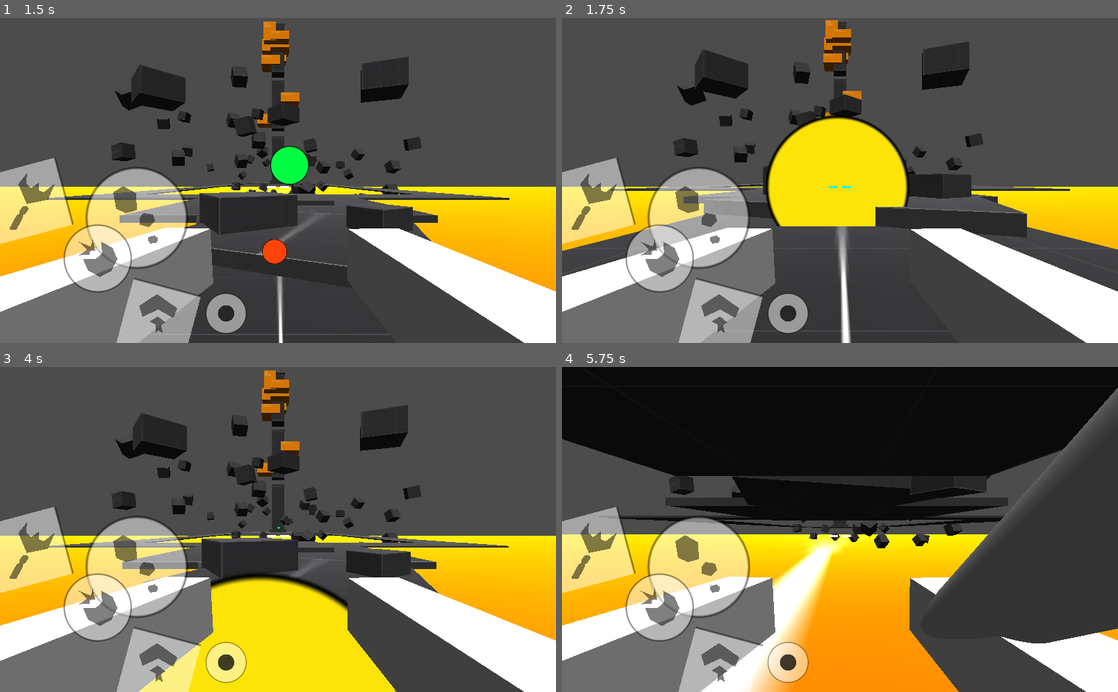
Above: before the commit, frames 1-4 (two rows, left to right).
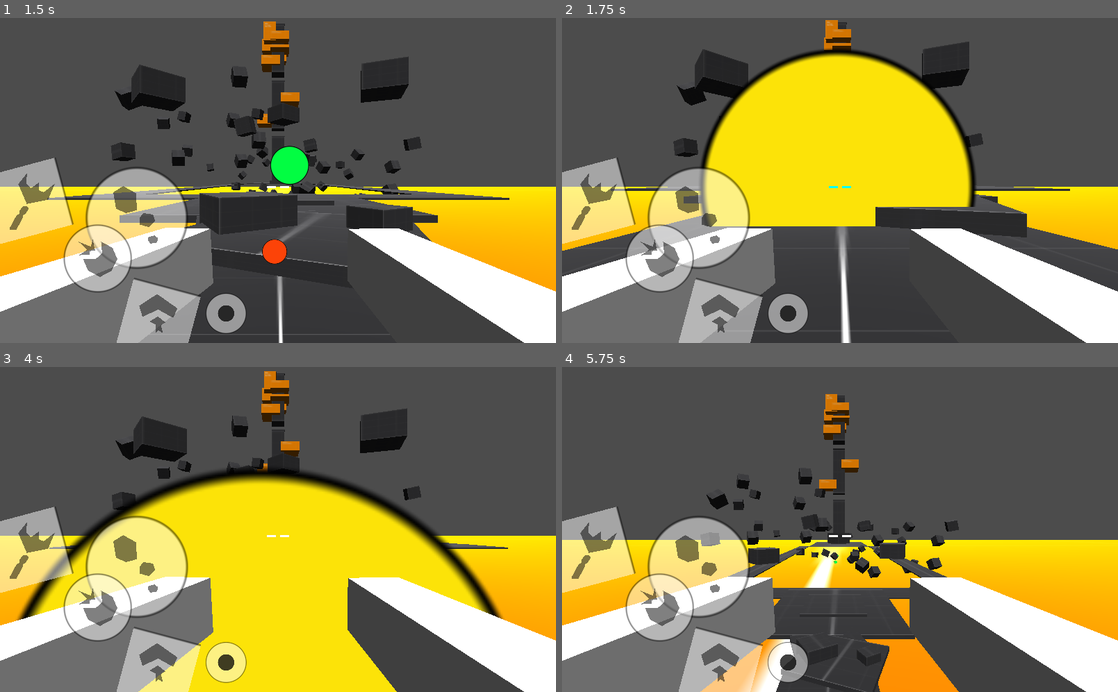
Above: after the commit, the same moments.

Repository: don-tnowe/godot-grappling-hook-fps
Game: Godot game, scene res://src/Screens/Main.tscn
The game is run twice, just before and just after one commit, with the same random seed, the same clock (stepped at 60 frames per second) and the same inputs.
Inputs (mouse positions are in pixels of both pictures, inside the frame that each line leads up to):
- Up to frame 1 (1.5 s): tap Enter at 0.5 s; move the mouse to (305, 180) at 0.52 s; hold W (move_fwd) from 0.53 s (still down); right-click (305, 180) at 0.6 s; tap Space (jump) at 0.77 s; move the mouse to (250, 180) at 1.27 s; click (250, 180) at 1.35 s
- Up to frame 2 (1.75 s): keep holding W (move_fwd); tap Space (jump) at 1.52 s
- Up to frame 3 (4 s): move the mouse to (289, 523) at 2.02 s; tap Shift (fire_special) at 2.1 s; tap Space (jump) at 2.75, 3.02, 3.77 s; move the mouse to (272, 536) at 2.77 s; tap Alt at 2.85 s; move the mouse to (444, 578) at 3.52 s; release W (move_fwd) at 3.53 s; hold A (strafe_left) from 3.53 s (still down); right-click (444, 578) at 3.6 s
- Up to frame 4 (5.75 s): move the mouse to (673, 480) at 4.27 s; click (673, 480) at 4.35 s; tap Space (jump) at 4.52 s; move the mouse to (845, 529) at 5.02 s; release A (strafe_left) at 5.03 s; hold W (move_fwd) from 5.03 s (still down); tap Shift (fire_special) at 5.1 s

Frame 1 is identical in both runs. In frame 2, 15% of the frame differs, in the area x 24-75%, y 9-65%; in frame 3, 20%; in frame 4, 58%, in the area x 0-100%, y 0-100%.

Commit message:
Improve rocket behaviour

Diff:
--- /dev/null
+++ b/assets/Graphics/UI/Circle2.tres
@@ -0,0 +1,14 @@
+[gd_resource type="GradientTexture2D" load_steps=2 format=2]
+
+[sub_resource type="Gradient" id=1]
+interpolation_mode = 2
+offsets = PoolRealArray( 0.927536, 0.992754 )
+colors = PoolColorArray( 1, 1, 1, 1, 1, 1, 1, 0 )
+
+[resource]
+gradient = SubResource( 1 )
+width = 256
+height = 256
+fill = 1
+fill_from = Vector2( 0.5, 0.5 )
+fill_to = Vector2( 0.5, 0 )
--- a/src/Hero/Weapons/RocketLauncher.gd
+++ b/src/Hero/Weapons/RocketLauncher.gd
@@ -2,7 +2,7 @@
 
 
 export var rocket_scene : PackedScene
-export var instant_trigger_distance := 3.0
+export var instant_trigger_distance := 5.0
 
 
 func fire():
@@ -21,6 +21,7 @@
 		rocket.launch($"%FiringOrigin".global_translation.direction_to(point))
 		if global_translation.distance_squared_to(point) < instant_trigger_distance * instant_trigger_distance:
 			rocket.translation = point
+			rocket.impact_normal = $"RayCast".get_collision_normal()
 			rocket.collide()
 			return
 
--- a/src/Hero/Weapons/RocketLauncherRocket.gd
+++ b/src/Hero/Weapons/RocketLauncherRocket.gd
@@ -2,10 +2,13 @@
 
 
 export var rocket_speed := 6.0
-export var explosion_power := 12.0
+export var explosion_power := 20.0
+export var explosion_radius := 6.0
+export var explosion_power_normal := 10.0
 
 var velocity := Vector3.ZERO
 var grapple_attached := false
+var impact_normal := Vector3.ZERO
 
 
 func launch(direction):
@@ -14,6 +17,7 @@
 
 func collide():
 	$"Anim".play("Explosion")
+	$"Explosion".scale = Vector3.ONE * explosion_radius
 	$"Rocket".visible = false
 	$"Shape".disabled = true
 	velocity = Vector3.ZERO
@@ -35,11 +39,16 @@
 	if !grapple_attached:
 		move_and_slide(velocity)
 
+	$"Rocket/SpeedHalo".pixel_size = 0.000104167 * velocity.length()
 	if get_slide_count() > 0:
+		impact_normal = get_slide_collision(0).normal
 		collide()
 
 
 func _on_Explosion_body_entered(body):
 	if "velocity" in body:
-		var knockback_power = (3 - body.global_translation.distance_to(global_translation)) * explosion_power
-		body.velocity += global_translation.direction_to(body.global_translation) * knockback_power
+		var knockback_power = (explosion_radius - body.global_translation.distance_to(global_translation)) / explosion_radius * explosion_power
+		var knockback_direction = global_translation.direction_to(body.global_translation)
+		body.velocity += body.velocity * body.velocity.normalized().dot(knockback_direction)
+		body.velocity += knockback_direction * knockback_power
+		body.velocity += impact_normal * explosion_power_normal
--- a/src/Hero/Weapons/RocketLauncherRocket.tscn
+++ b/src/Hero/Weapons/RocketLauncherRocket.tscn
@@ -1,7 +1,8 @@
-[gd_scene load_steps=7 format=2]
+[gd_scene load_steps=8 format=2]
 
-[ext_resource path="res://assets/Graphics/UI/Circle.tres" type="Texture" id=1]
+[ext_resource path="res://assets/Graphics/UI/Circle2.tres" type="Texture" id=1]
 [ext_resource path="res://src/Hero/Weapons/RocketLauncherRocket.gd" type="Script" id=2]
+[ext_resource path="res://assets/Graphics/UI/Circle.tres" type="Texture" id=3]
 
 [sub_resource type="Animation" id=1]
 resource_name = "Explosion"
@@ -99,11 +100,11 @@
 radius = 0.75
 
 [sub_resource type="SphereShape" id=4]
-radius = 1.5
 
 [node name="Rocket" type="KinematicBody"]
 collision_layer = 32
 collision_mask = 24
+input_ray_pickable = false
 script = ExtResource( 2 )
 
 [node name="Anim" type="AnimationPlayer" parent="."]
@@ -116,22 +117,29 @@
 modulate = Color( 0.988235, 0.262745, 0.0313726, 1 )
 pixel_size = 0.0125
 billboard = 1
+texture = ExtResource( 3 )
+
+[node name="SpeedHalo" type="Sprite3D" parent="Rocket"]
+modulate = Color( 1, 0.803922, 0, 1 )
+pixel_size = 0.0125
+billboard = 1
+render_priority = -1
 texture = ExtResource( 1 )
 
 [node name="Shape" type="CollisionShape" parent="." groups=["RocketLauncherRocket"]]
 shape = SubResource( 3 )
 
 [node name="Explosion" type="Area" parent="."]
-transform = Transform( 2, 0, 0, 0, 2, 0, 0, 0, 2, 0, 0, 0 )
 collision_layer = 0
+input_ray_pickable = false
 
 [node name="Explosion" type="Sprite3D" parent="Explosion"]
 transform = Transform( 0, 0, 0, 0, 0, 0, 0, 0, 0, 0, 0, 0 )
 modulate = Color( 0.988235, 0.890196, 0.0313726, 1 )
 opacity = 0.0
-pixel_size = 0.0125
+pixel_size = 0.008
 billboard = 1
-texture = ExtResource( 1 )
+texture = ExtResource( 3 )
 
 [node name="Shape" type="CollisionShape" parent="Explosion" groups=["RocketLauncherRocket"]]
 shape = SubResource( 4 )
@@ -151,4 +159,5 @@
 
 [connection signal="body_entered" from="Explosion" to="." method="_on_Explosion_body_entered"]
 [connection signal="timeout" from="PlayerCollisionTimer" to="." method="set_collision_mask_bit" binds= [ 1, true ]]
+[connection signal="timeout" from="PlayerCollisionTimer" to="." method="set_collision_layer_bit" binds= [ 4, true ]]
 [connection signal="timeout" from="DestroyTimer" to="." method="collide"]
